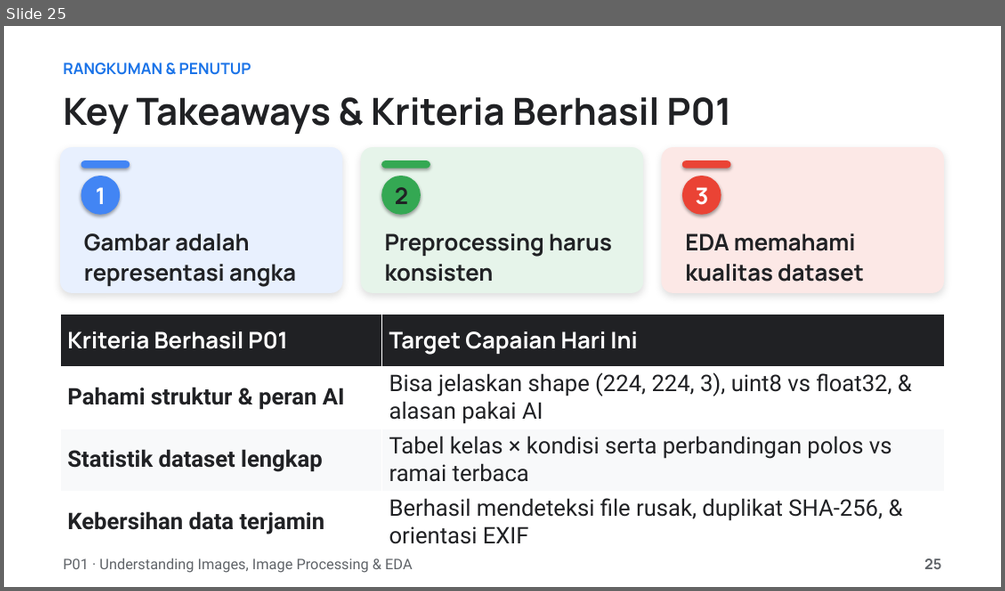
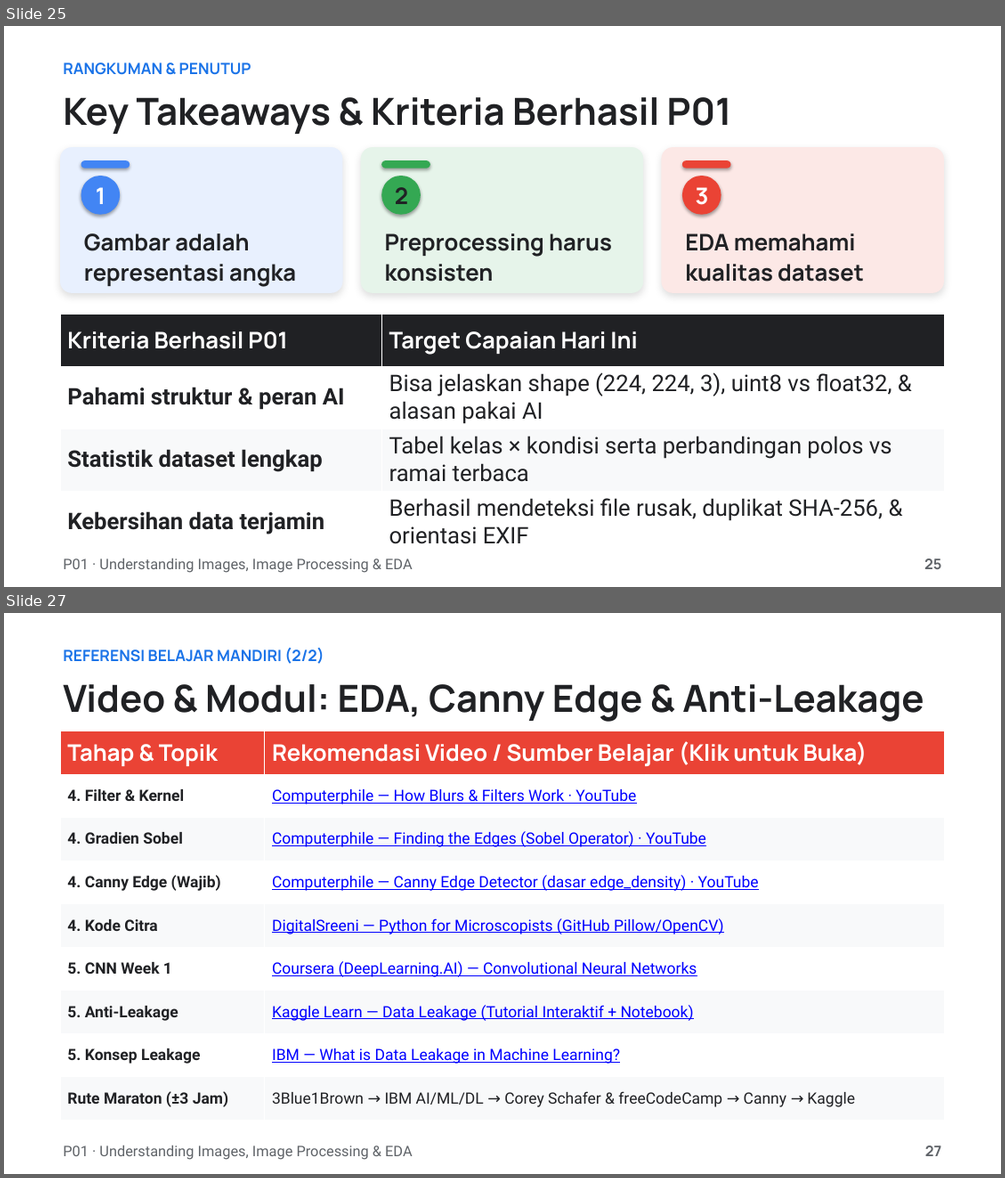
Before and after one commit to muhammadhaerul25/HaloTech-Private-DeepLearning, a slide deck: materials/P01/P01_image_processing_eda.pptx. Shown one above the other, each under a label of ours: slide 25 before the commit, slides 25 and 27 after it; the slides between them are not shown. The pictures are 1005x591 and 1005x1178 pixels, drawn with LibreOffice and Linux fonts; fonts in the diff are those of the drawing. Boxes give left, top, right and bottom in pixels: in the first picture for what was removed or moved away, otherwise in the second. Text is boxed around its words. In the diff, an @@ line names an element or a change of style, - is before the commit and + after.

Commit message:
feat(P01): add and optimize ordered learning references slides after closing (synced HTML, PDF, PPTX, Notebooks)

```diff
--- a/materials/P01/P01_image_processing_eda.pptx
+++ b/materials/P01/P01_image_processing_eda.pptx
@@ slide 27 added at (4,613,1001,1174), background #FFFFFF @@
@@ text added at (63,648,324,664), 15 pt, text #1A73E8, bold @@
+REFERENSI BELAJAR MANDIRI (2/2)
@@ text added at (63,684,923,722), 36 pt, text #202124, bold @@
+Video & Modul: EDA, Canny Edge & Anti-Leakage
@@ table added at (60,731,945,1120), 9 rows, 2 columns @@
+Tahap & Topik | Rekomendasi Video / Sumber Belajar (Klik untuk Buka)
+4. Filter & Kernel | Computerphile — How Blurs & Filters Work · YouTube
+4. Gradien Sobel | Computerphile — Finding the Edges (Sobel Operator) · YouTube
+4. Canny Edge (Wajib) | Computerphile — Canny Edge Detector (dasar edge_density) · YouTube
+4. Kode Citra | DigitalSreeni — Python for Microscopists (GitHub Pillow/OpenCV)
+5. CNN Week 1 | Coursera (DeepLearning.AI) — Convolutional Neural Networks
+5. Anti-Leakage | Kaggle Learn — Data Leakage (Tutorial Interaktif + Notebook)
+5. Konsep Leakage | IBM — What is Data Leakage in Machine Learning?
+Rute Maraton (±3 Jam) | 3Blue1Brown → IBM AI/ML/DL → Corey Schafer & freeCodeCamp → Canny → Kaggle
@@ text added at (63,1144,413,1159), 14 pt, text #5F6368 @@
+P01 · Understanding Images, Image Processing & EDA
@@ text added at (925,1145,941,1156), 14 pt, text #5F6368, bold @@
+27
```
Also in this commit, not shown: 1 other slide added, 9 other files.
